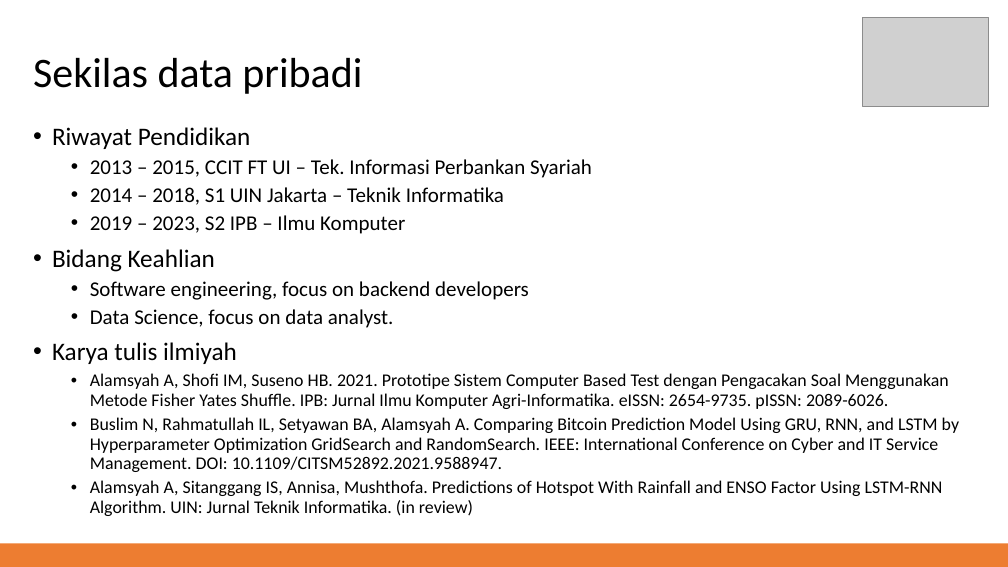
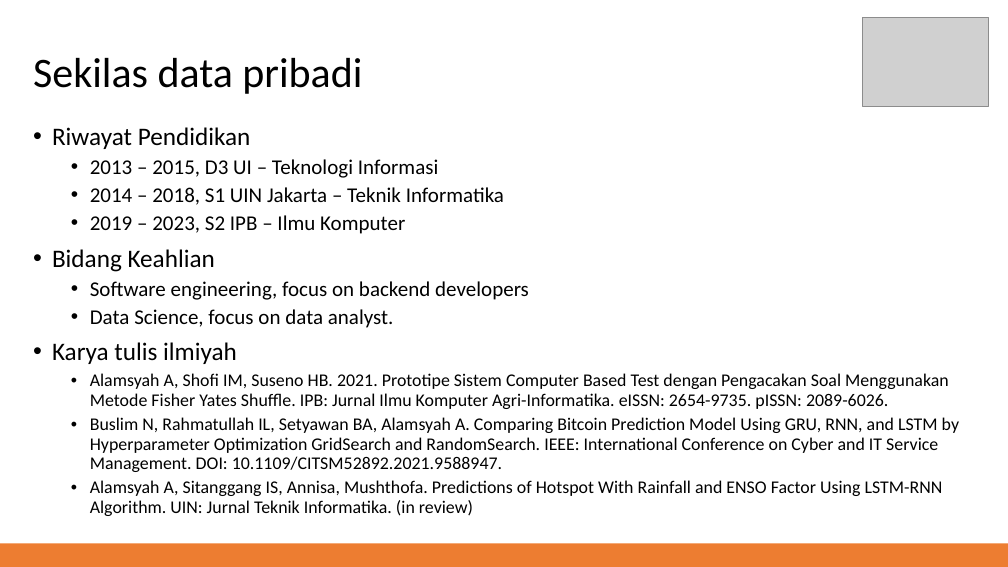
Before and after one commit to kusin/dashboard-video-games_v1.0, a slide deck: slide 2 of PPT Pelatihan Visualisasi Data.pptx. Drawn at 1008x567 pixels with LibreOffice and Linux fonts; fonts in the diff are those of the drawing; grey boxes stand for pictures. Boxes give left, top, right and bottom in pixels: in the first picture for what was removed or moved away, otherwise in the second. Text is boxed around its words. In the diff, an @@ line names an element or a change of style, - is before the commit and + after.

```diff
--- a/PPT Pelatihan Visualisasi Data.pptx
+++ b/PPT Pelatihan Visualisasi Data.pptx
@@ text at box(90, 159, 439, 178): text changed @@
-  • 2013 – 2015, CCIT FT UI – Tek. Informasi Perbankan Syariah
+  • 2013 – 2015, D3 UI – Teknologi Informasi
```
Also in this commit, not shown: 1 other file.
